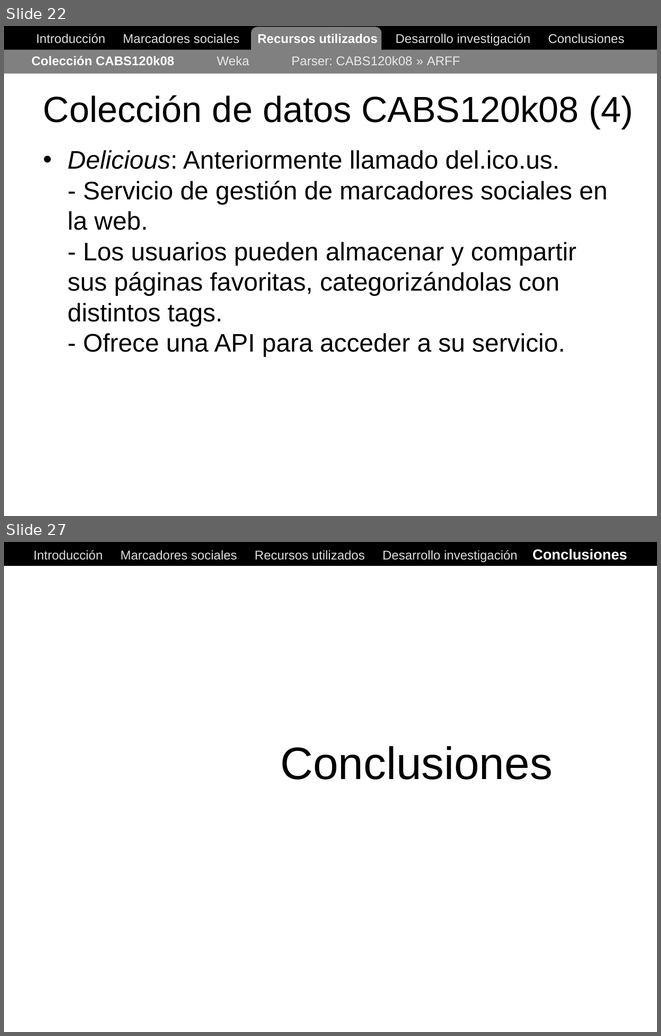
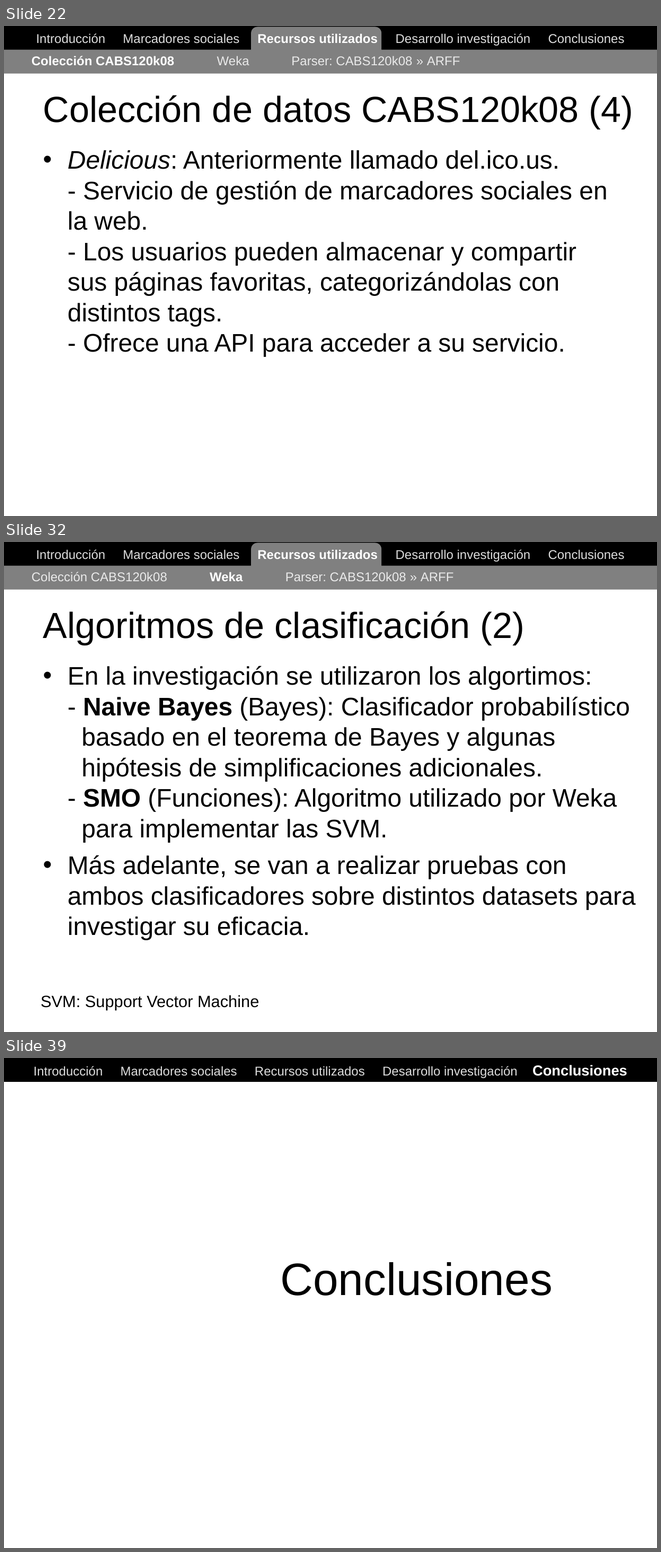
Before and after one commit to ak907kenai/nicotournetesis, a slide deck: docs_trunk/Nicolás Tourné - Presentación Tesis (v1).ppt. Shown one above the other, each under a label of ours: slides 22 and 27 before the commit, slides 22, 32 and 39 after it; the slides between them are not shown. The pictures are 661x1036 and 661x1552 pixels, drawn with LibreOffice and Linux fonts; fonts in the diff are those of the drawing. Boxes give left, top, right and bottom in pixels: in the first picture for what was removed or moved away, otherwise in the second. Text is boxed around its words. In the diff, an @@ line names an element or a change of style, - is before the commit and + after.

```diff
--- a/docs_trunk/Nicolás Tourné - Presentación Tesis (v1).ppt
+++ b/docs_trunk/Nicolás Tourné - Presentación Tesis (v1).ppt
@@ slide 32 added at <box>4,542,657,1032</box>, background #FFFFFF @@
@@ rectangle added at <box>4,542,657,565</box>, fill #000000, outline #000000 0.74 pt @@
@@ text added at <box>36,549,625,562</box>, 14 pt, text #DDDDDD @@
+Introducción Marcadores sociales Recursos utilizados Desarrollo investigación Conclusiones
@@ rounded rectangle added at <box>251,543,381,581</box>, fill #808080 @@
@@ rectangle added at <box>4,565,657,589</box>, fill #808080 @@
@@ text added at <box>32,572,454,581</box>, 14 pt, text #EAEAEA @@
+Colección CABS120k08 Weka Parser: CABS120k08 » ARFF
@@ title added at <box>43,611,524,645</box>, 40 pt, text #000000 @@
+Algoritmos de clasificación (2)
@@ text added at <box>68,665,636,940</box>, 28 pt, text #000000 @@
+• En la investigación se utilizaron los algortimos:
+  - Naive Bayes (Bayes): Clasificador probabilístico
+  basado en el teorema de Bayes y algunas
+  hipótesis de simplificaciones adicionales.
+  - SMO (Funciones): Algoritmo utilizado por Weka
+  para implementar las SVM.
+• Más adelante, se van a realizar pruebas con ambos clasificadores sobre distintos datasets para investigar su eficacia.
@@ text added at <box>41,995,259,1010</box>, 18 pt, text #000000 @@
+SVM: Support Vector Machine
@@ what was slide 27 is now slide 39 @@
```
Also in this commit, not shown: 4 slides changed, 11 other slides added.
